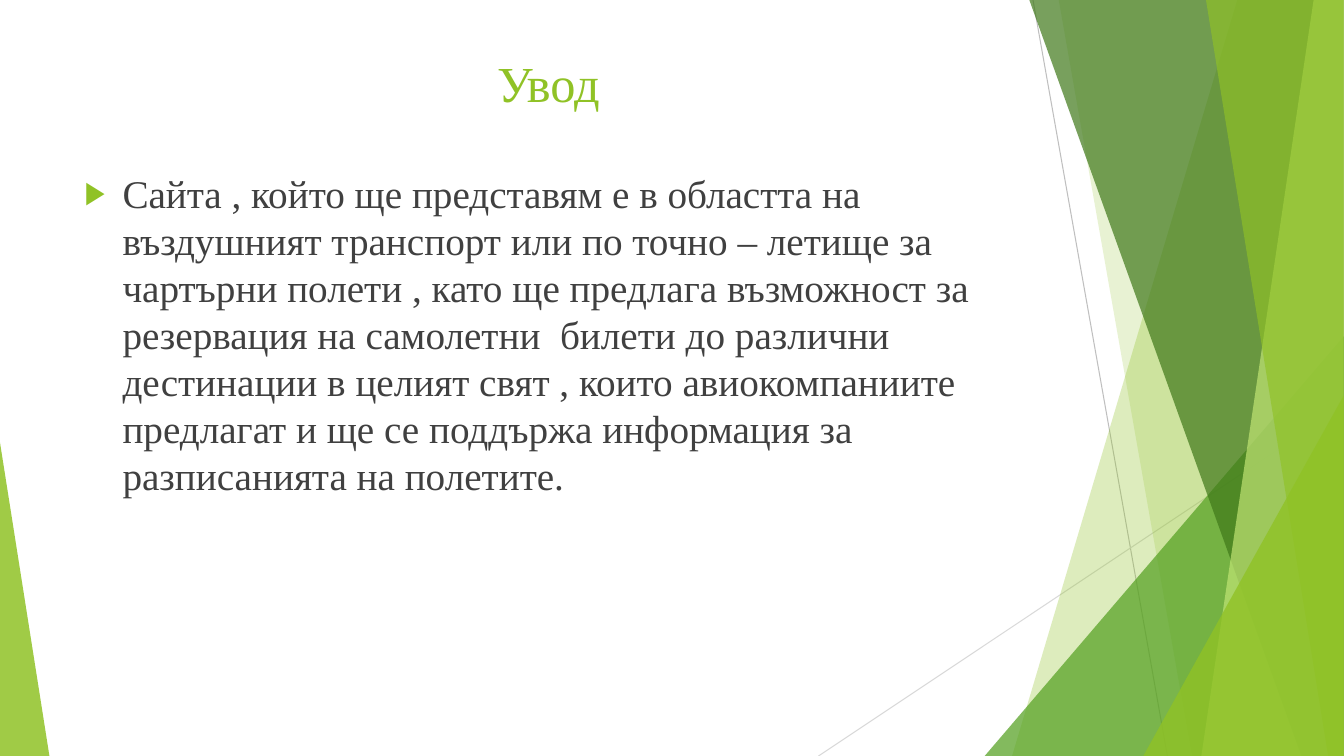
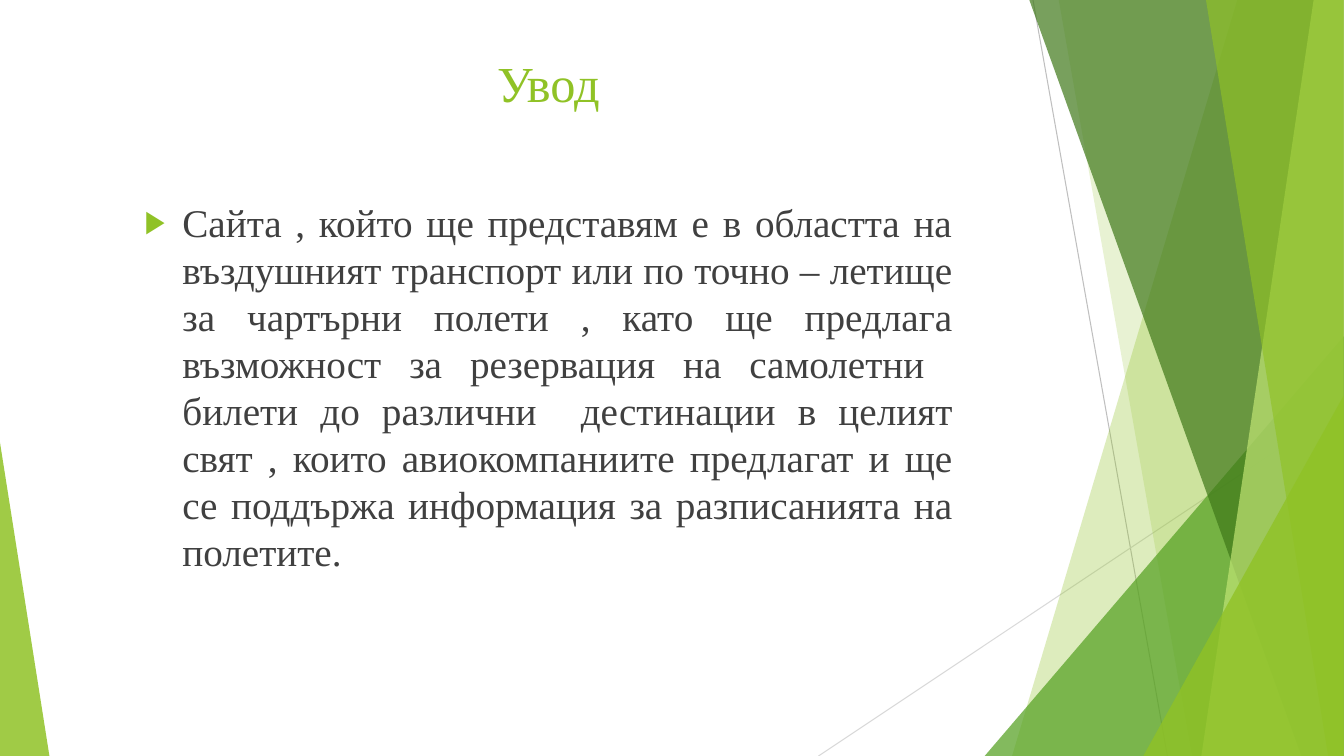
Before and after one commit to naskokolevmaka/Diploment-Proekt, a slide deck: slide 3 of Дипломна работа - Атанас Георгиев Колев - Презентация.pptx. Drawn at 1344x756 pixels with LibreOffice and Linux fonts; fonts in the diff are those of the drawing. Boxes give left, top, right and bottom in pixels: in the first picture for what was removed or moved away, otherwise in the second. Text is boxed around its words. In the diff, an @@ line names an element or a change of style, - is before the commit and + after.

```diff
--- a/Дипломна работа - Атанас Георгиев Колев - Презентация.pptx
+++ b/Дипломна работа - Атанас Георгиев Колев - Презентация.pptx
@@ text "Сайта , който ще представям ...": place and size @@
-text "Сайта , който ще представям ..." at (123,180,969,498)
+text "Сайта , който ще представям ..." at (182,209,953,567)
@@ text "Сайта , който ще представям ..." at (182,209,953,567): alignment left to justified @@
```
Also in this commit, not shown: 8 other slides changed, 2 slides added.
